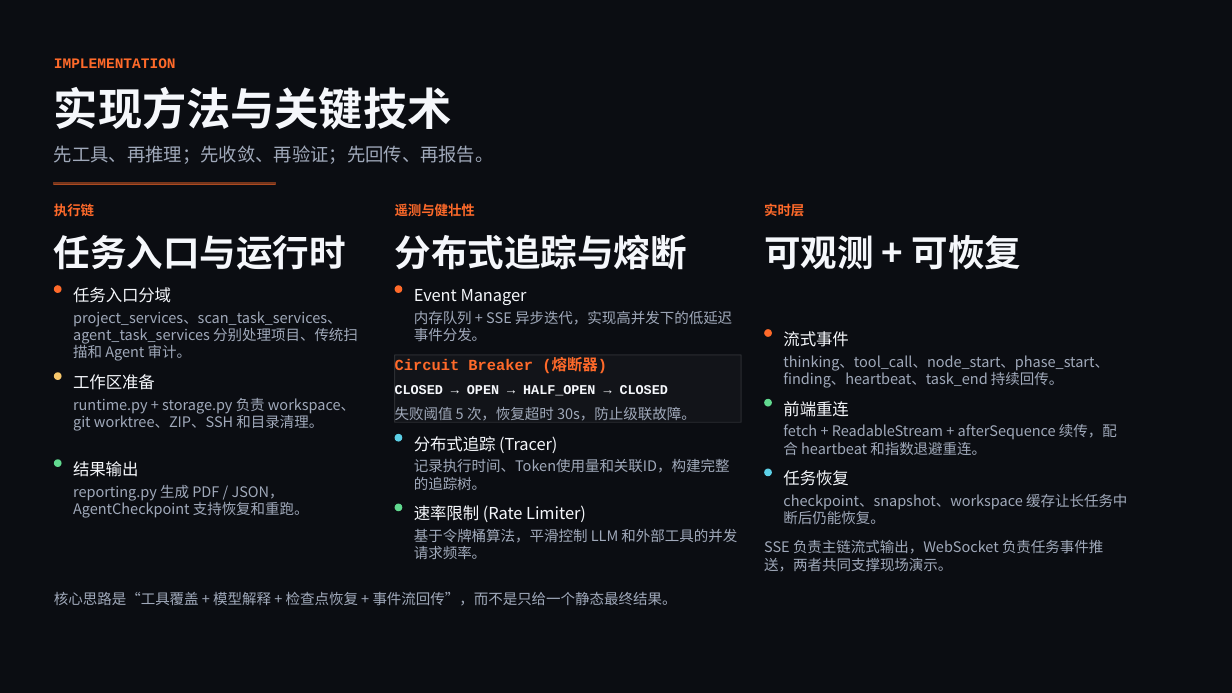
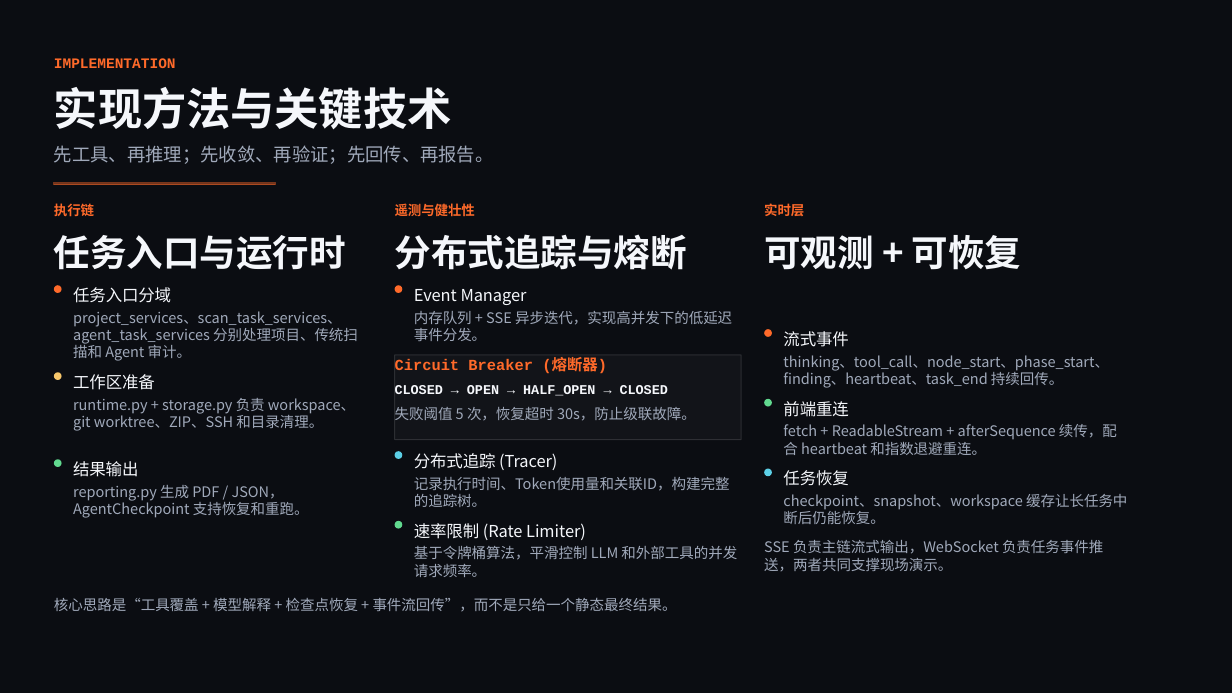
Before and after one commit to zrqg-znb/Focus_Admin, a slide deck: slide 6 of tmp/presentations/deepaudit-report/output/output.pptx. Drawn at 1232x693 pixels with LibreOffice and Linux fonts; fonts in the diff are those of the drawing. Boxes give left, top, right and bottom in pixels: in the first picture for what was removed or moved away, otherwise in the second. Text is boxed around its words. In the diff, an @@ line names an element or a change of style, - is before the commit and + after.

Commit message:
feat(agent): 添加工作区运行时元数据和日志配置优化
- 在 Agent 任务中新增 workspace_path、cache_repo 和 last_synced_at 字段
- 实现仓库运行时元数据的序列化和反序列化功能
- 优化日志配置，区分 server 和 worker 日志输出
- 更新仓库工作区准备逻辑，持久化运行时元数据
- 在前端界面显示工作区源信息和最后同步时间戳
- 改进演示文稿中的架构说明和实现方法描述
- 添加相关单元测试验证元数据序列化功能

```diff
--- a/tmp/presentations/deepaudit-report/output/output.pptx
+++ b/tmp/presentations/deepaudit-report/output/output.pptx
@@ rectangle resized from (x1=395, y1=355, x2=741, y2=422) to (x1=395, y1=355, x2=741, y2=440) @@
@@ text "记录执行时间、Token使用量和关联ID，构建完整的追踪树。" moved from (x1=414, y1=459, x2=730, y2=490) to (x1=414, y1=477, x2=730, y2=507) @@
@@ 3 texts, 2 ellipses moved together from (x1=395, y1=434, x2=737, y2=559) to (x1=395, y1=451, x2=737, y2=577) @@
@@ text "核心思路是“工具覆盖 + 模型解释 + 检查点恢复 ..." moved from (x1=54, y1=592, x2=677, y2=606) to (x1=54, y1=598, x2=677, y2=612) @@
```
Also in this commit, not shown: 11 other slides changed, 34 other files.
